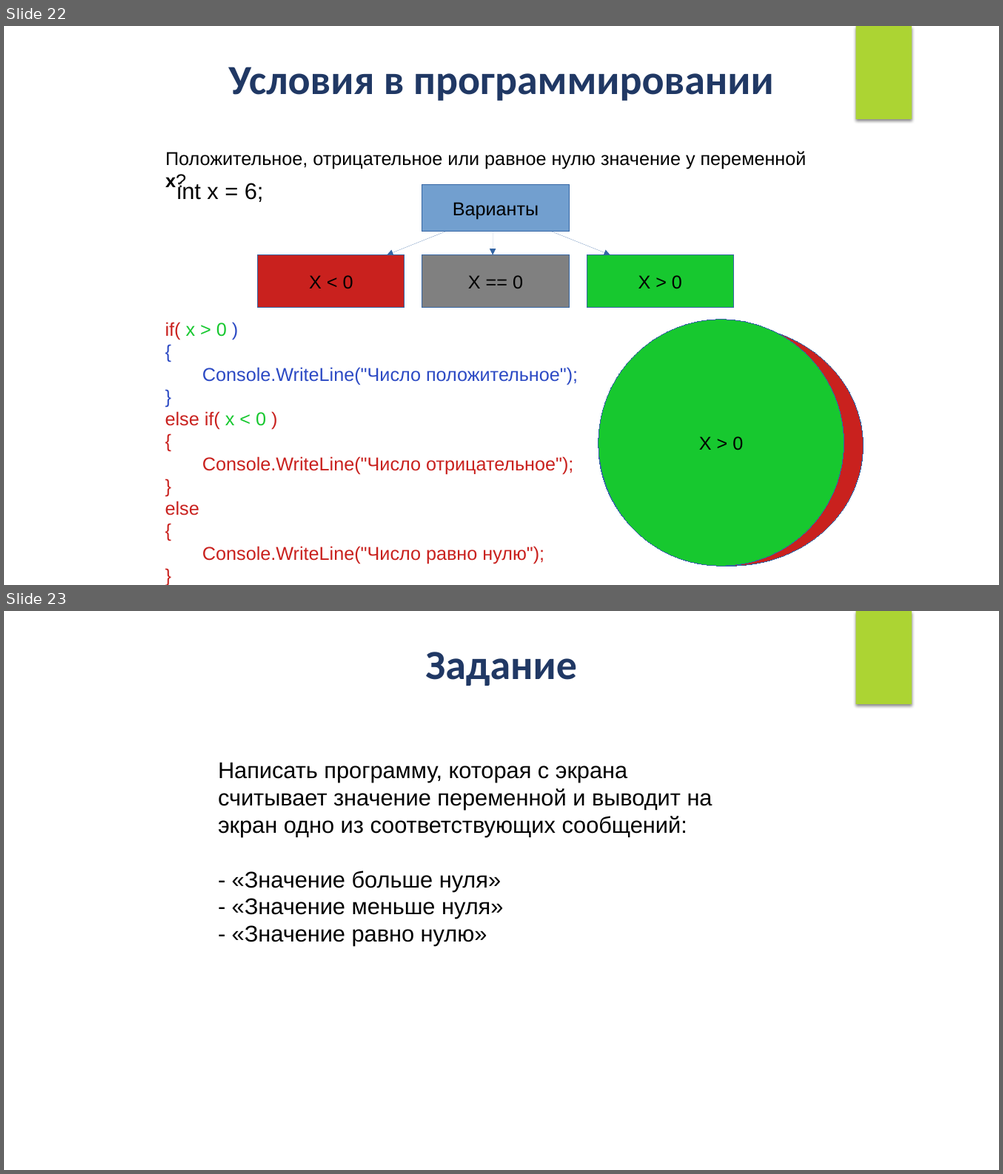
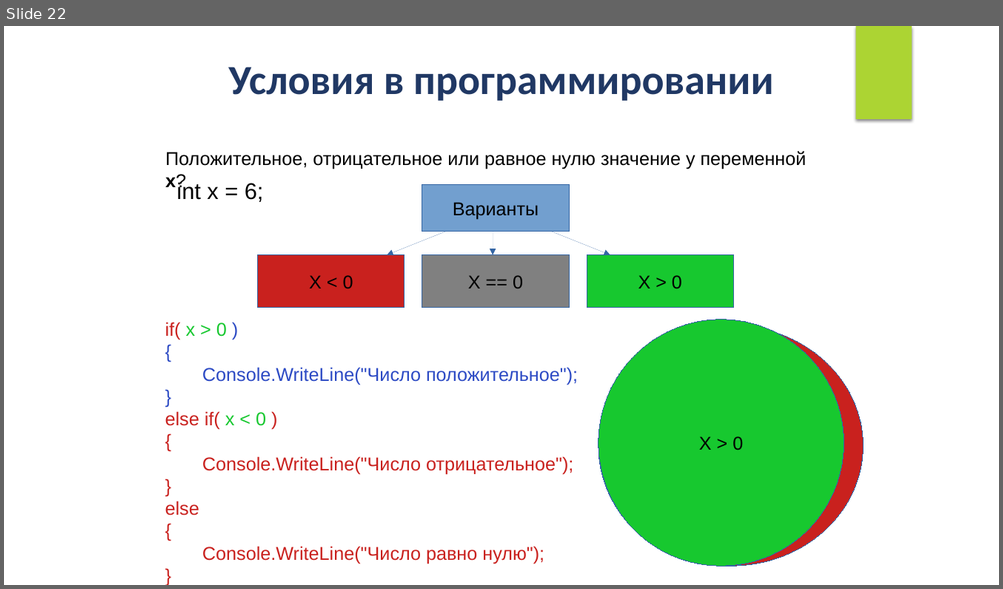
Before and after one commit to IriEfremova/LessonsCube, a slide deck: Samsung/Lesson5/Logical_operations.pptx. Shown one above the other, each under a label of ours: slides 22 and 23 before the commit, slide 22 after it. The pictures are 1003x1174 and 1003x589 pixels, drawn with LibreOffice and Linux fonts; fonts in the diff are those of the drawing. Boxes give left, top, right and bottom in pixels: in the first picture for what was removed or moved away, otherwise in the second. Text is boxed around its words. In the diff, an @@ line names an element or a change of style, - is before the commit and + after.

```diff
--- a/Samsung/Lesson5/Logical_operations.pptx
+++ b/Samsung/Lesson5/Logical_operations.pptx
@@ slide 23 removed at (4,611,999,1170), background #FFFFFF; not listed: 1 template element that a slide beside it also shows @@
@@ text removed at (425,652,576,686) @@
-Задание
@@ text removed at (218,762,712,946) @@
-Написать программу, которая с экрана считывает значение переменной и выводит на экран одно из соответствующих сообщений:
-- «Значение больше нуля»
-- «Значение меньше нуля»
-- «Значение равно нулю»
```
Also in this commit, not shown: 3 slides added, 5 other files.
